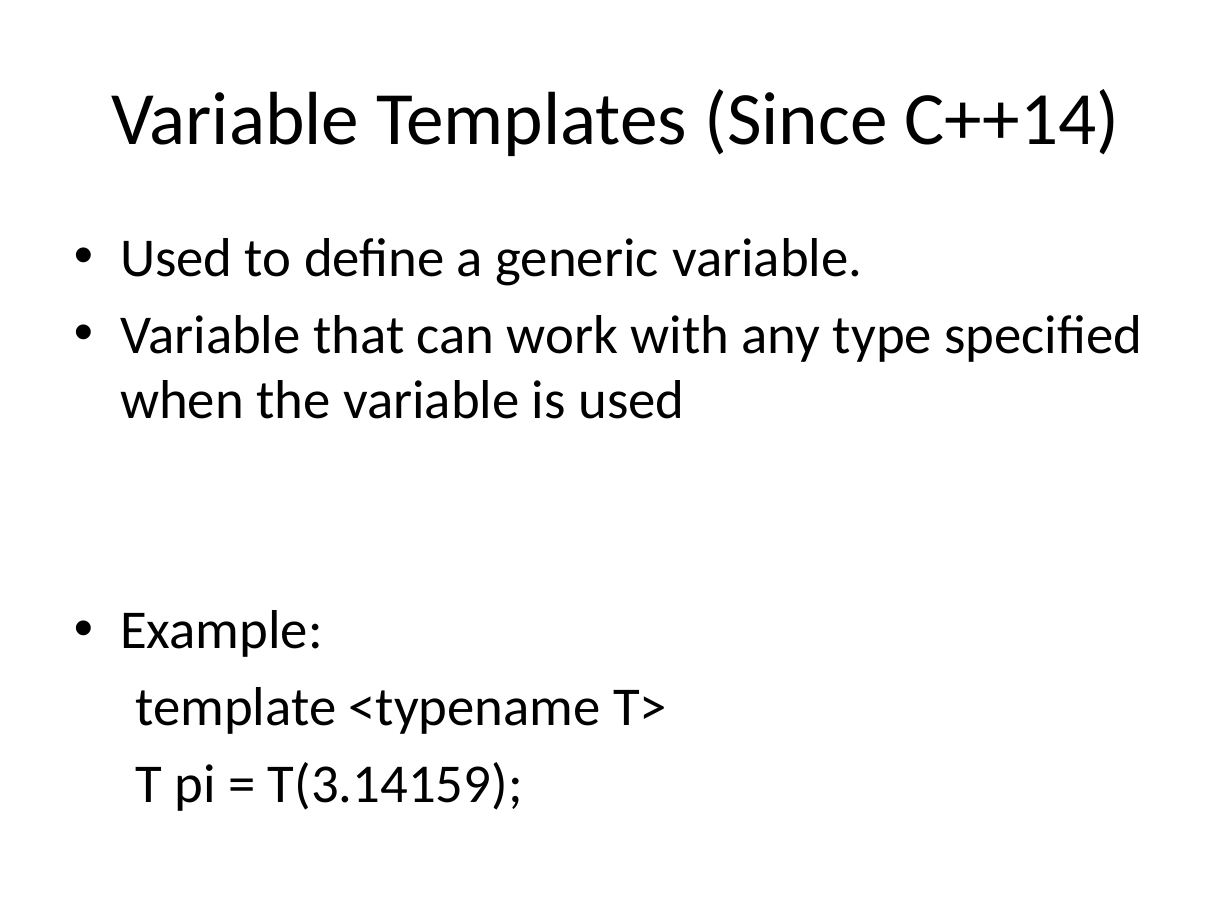
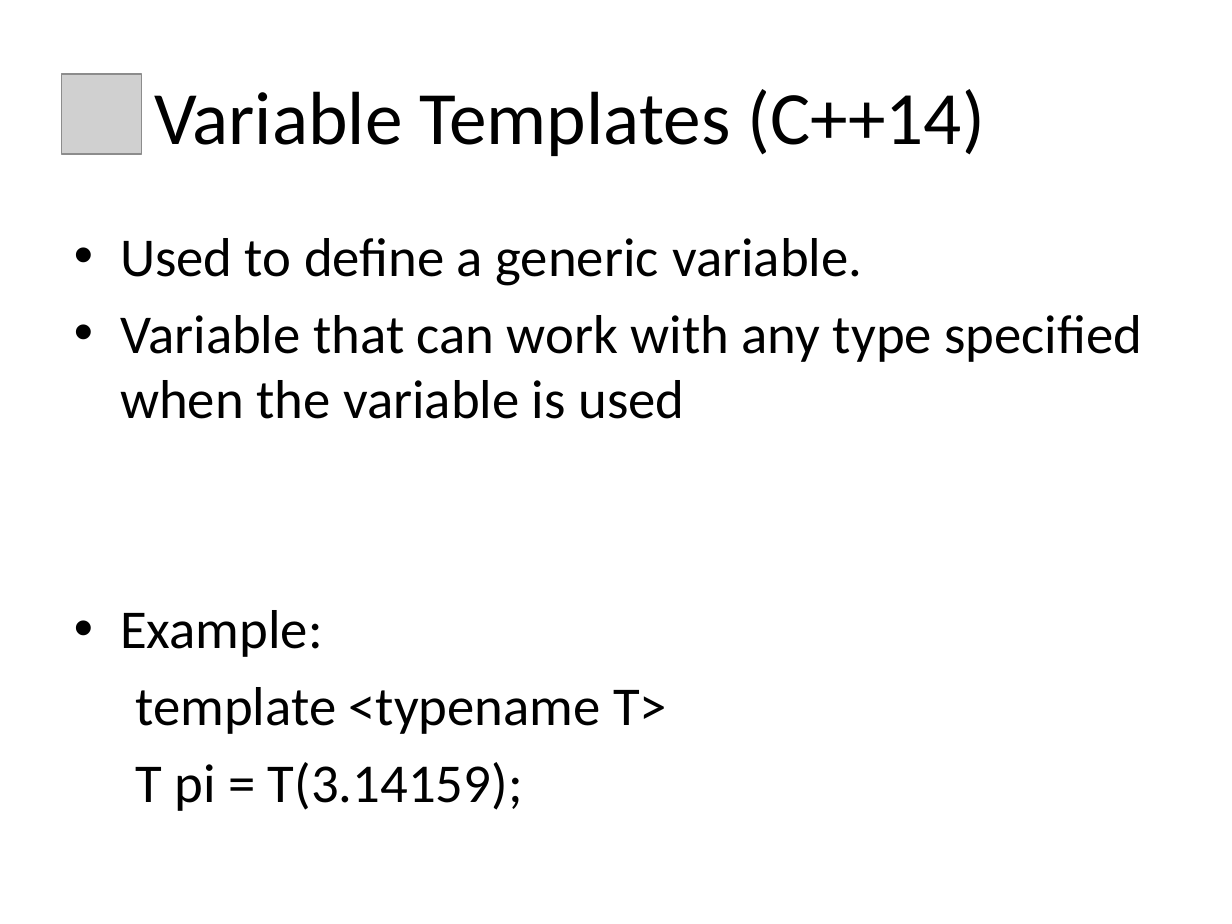
Before and after one commit to Ramjilal4You/CPP_Advanced, a slide deck: slide 7 of Templates/cpp_templates_with_diagrams.pptx (slide 6 before the commit). Drawn at 1232x924 pixels with LibreOffice and Linux fonts; fonts in the diff are those of the drawing; grey boxes stand for pictures; background and template pictures are left out. Boxes give left, top, right and bottom in pixels: in the first picture for what was removed or moved away, otherwise in the second. Text is boxed around its words. In the diff, an @@ line names an element or a change of style, - is before the commit and + after.

```diff
--- a/Templates/cpp_templates_with_diagrams.pptx
+++ b/Templates/cpp_templates_with_diagrams.pptx
@@ picture added at (62,74,142,154) @@
@@ title at (154,89,985,156): text changed @@
-Variable Templates (Since C++14)
+Variable Templates (C++14)
```
Also in this commit, not shown: 13 other slides changed, 2 slides removed, 40 other files.
